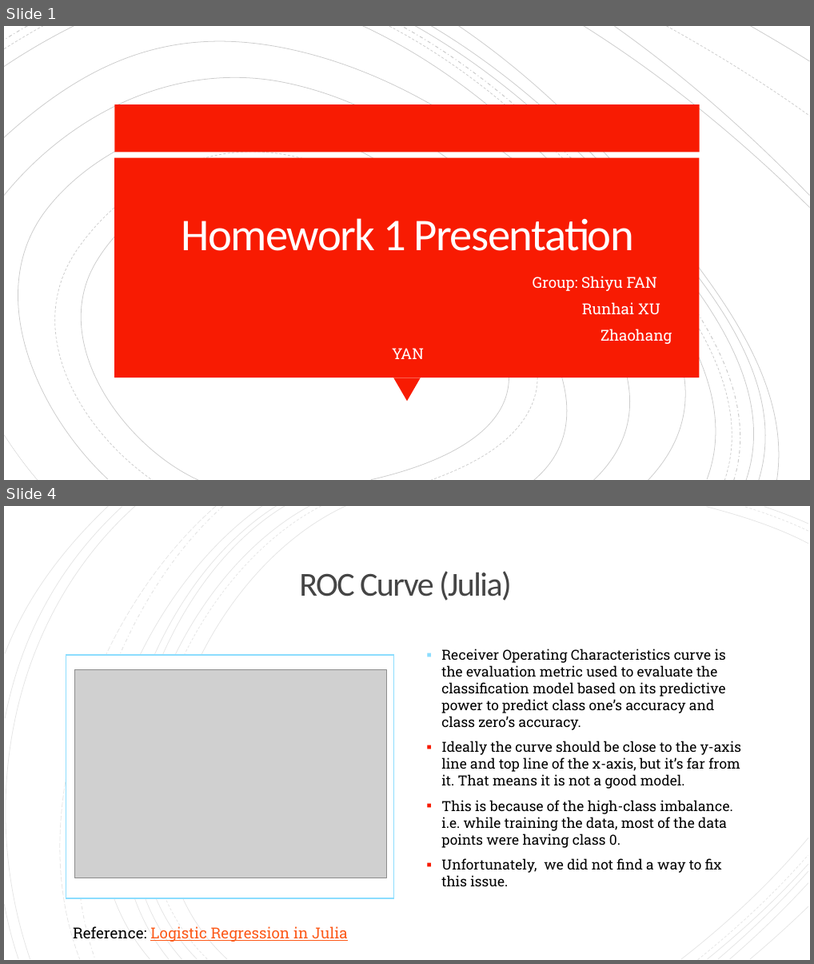
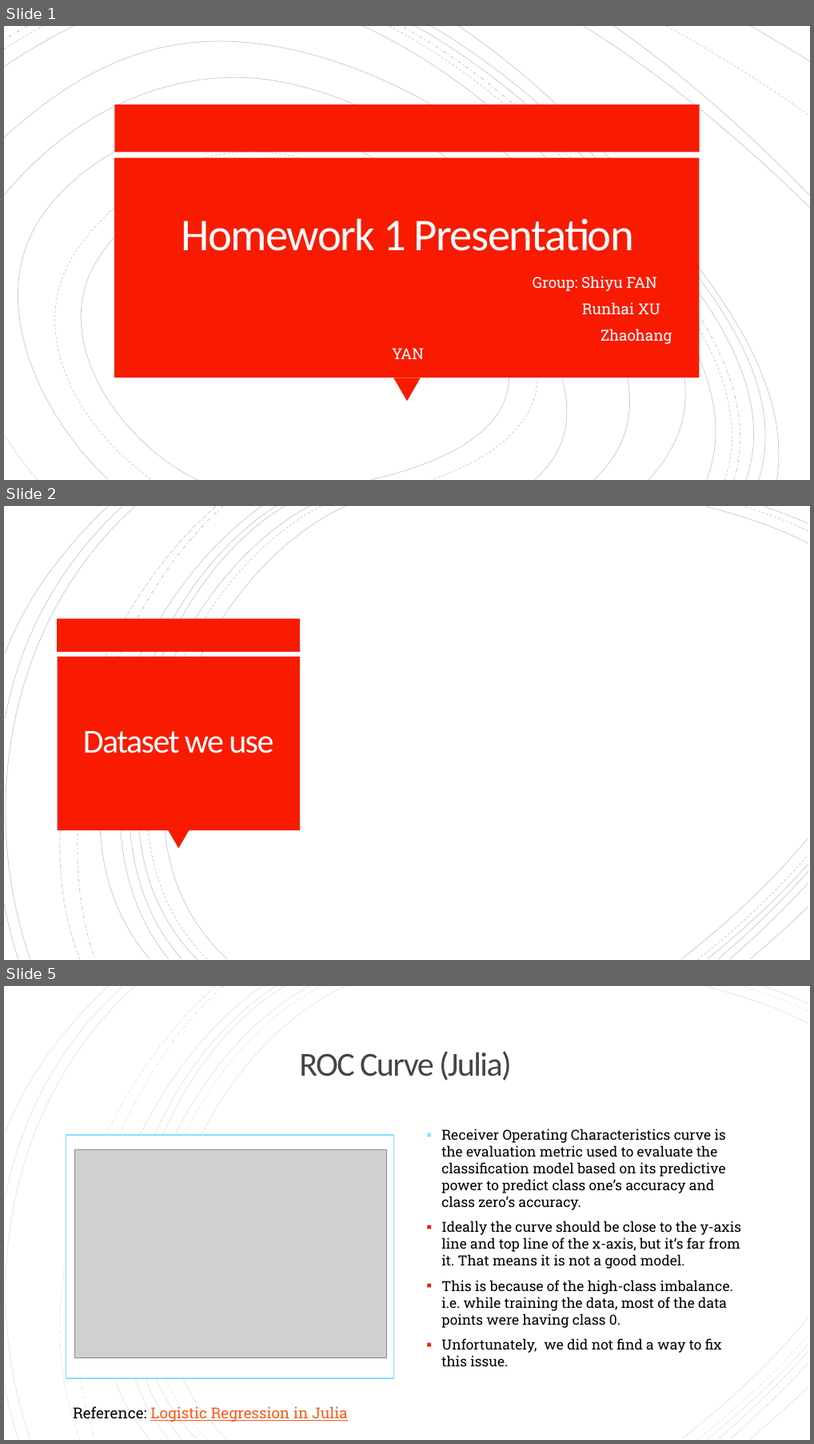
Before and after one commit to ymart1n/ML-Research-Repo, a slide deck: Homework 1/hw1-pre.pptx. Shown one above the other, each under a label of ours: slides 1 and 4 before the commit, slides 1, 2 and 5 after it; the slides between them are not shown. The pictures are 814x964 and 814x1444 pixels, drawn with LibreOffice and Linux fonts; fonts in the diff are those of the drawing; grey boxes stand for pictures. Boxes give left, top, right and bottom in pixels: in the first picture for what was removed or moved away, otherwise in the second. Text is boxed around its words. In the diff, an @@ line names an element or a change of style, - is before the commit and + after.

```diff
--- a/Homework 1/hw1-pre.pptx
+++ b/Homework 1/hw1-pre.pptx
@@ slide 2 added at (x1=4, y1=506, x2=810, y2=960), background #FFFFFF; not listed: 18 template elements that a slide beside it also shows @@
@@ rectangle added at (x1=58, y1=619, x2=301, y2=652), fill #F81B02 @@
@@ rectangle added at (x1=58, y1=656, x2=300, y2=830), fill #F81B02 @@
@@ title added at (x1=83, y1=731, x2=274, y2=753), 40 pt, text #FFFEFF @@
+Dataset we use
@@ triangle added at (x1=168, y1=830, x2=189, y2=848), fill #F81B02 @@
@@ freeform shape added at (x1=682, y1=837, x2=809, y2=959), outline #000000 0.75 pt @@
@@ freeform shape added at (x1=708, y1=864, x2=809, y2=959), outline #000000 0.75 pt @@
@@ freeform shape added at (x1=718, y1=871, x2=809, y2=959), outline #000000 0.75 pt @@
@@ what was slide 4 is now slide 5 @@
```
Also in this commit, not shown: 2 slides changed, 4 other slides added.
